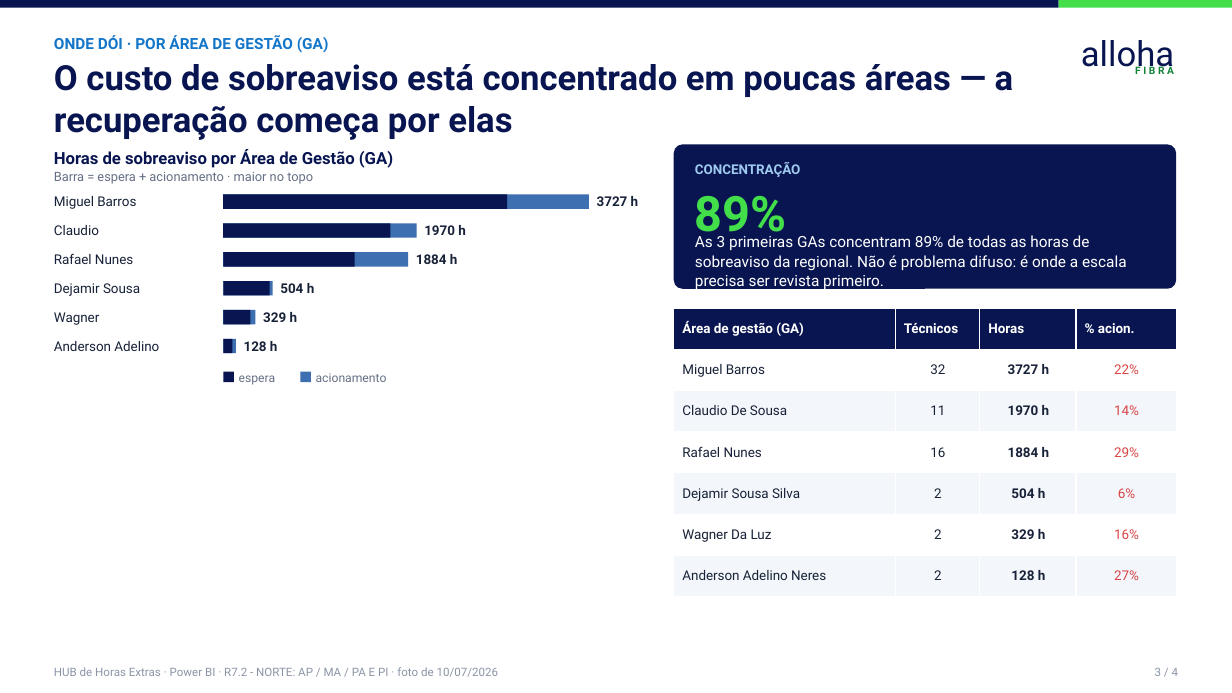
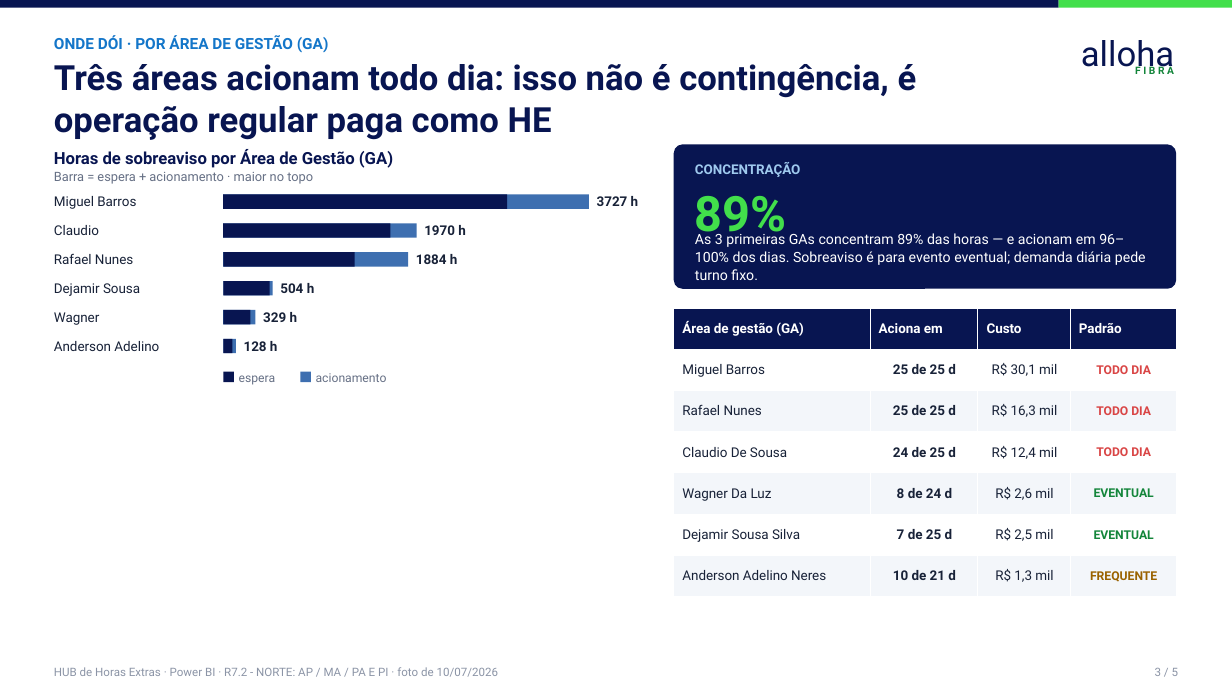
Before and after one commit to durthvader/megabrain, a slide deck: slide 3 of outputs/horas/Horas_Norte_Executivo.pptx. Drawn at 1232x693 pixels with LibreOffice and Linux fonts; fonts in the diff are those of the drawing. Boxes give left, top, right and bottom in pixels: in the first picture for what was removed or moved away, otherwise in the second. Text is boxed around its words. In the diff, an @@ line names an element or a change of style, - is before the commit and + after.

```diff
--- a/outputs/horas/Horas_Norte_Executivo.pptx
+++ b/outputs/horas/Horas_Norte_Executivo.pptx
@@ text at (x1=54, y1=64, x2=917, y2=140): text changed @@
-O custo de sobreaviso está concentrado em poucas áreas — a recuperação começa por elas
+Três áreas acionam todo dia: isso não é contingência, é operação regular paga como HE
@@ text at (x1=695, y1=230, x2=1146, y2=280): text changed; size 12 to 11 pt @@
-As 3 primeiras GAs concentram 89% de todas as horas de sobreaviso da regional. Não é problema difuso: é onde a escala precisa ser revista primeiro.
+As 3 primeiras GAs concentram 89% das horas — e acionam em 96–100% dos dias. Sobreaviso é para evento eventual; demanda diária pede turno fixo.
@@ table at (x1=674, y1=308, x2=1177, y2=596) @@
-row 1: Área de gestão (GA) | Técnicos | Horas | % acion.
+row 1: Área de gestão (GA) | Aciona em | Custo | Padrão
-row 2: Miguel Barros | 32 | 3727 h | 22%
+row 2: Miguel Barros | 25 de 25 d | R$ 30,1 mil | TODO DIA
-row 3: Claudio De Sousa | 11 | 1970 h | 14%
+row 3: Rafael Nunes | 25 de 25 d | R$ 16,3 mil | TODO DIA
-row 4: Rafael Nunes | 16 | 1884 h | 29%
+row 4: Claudio De Sousa | 24 de 25 d | R$ 12,4 mil | TODO DIA
-row 5: Dejamir Sousa Silva | 2 | 504 h | 6%
+row 5: Wagner Da Luz | 8 de 24 d | R$ 2,6 mil | EVENTUAL
-row 6: Wagner Da Luz | 2 | 329 h | 16%
+row 6: Dejamir Sousa Silva | 7 de 25 d | R$ 2,5 mil | EVENTUAL
-row 7: Anderson Adelino Neres | 2 | 128 h | 27%
+row 7: Anderson Adelino Neres | 10 de 21 d | R$ 1,3 mil | FREQUENTE
@@ text at (x1=1155, y1=668, x2=1179, y2=676): text changed @@
-3 / 4
+3 / 5
```
Also in this commit, not shown: 3 other slides changed, 1 slide added, 7 other files.
